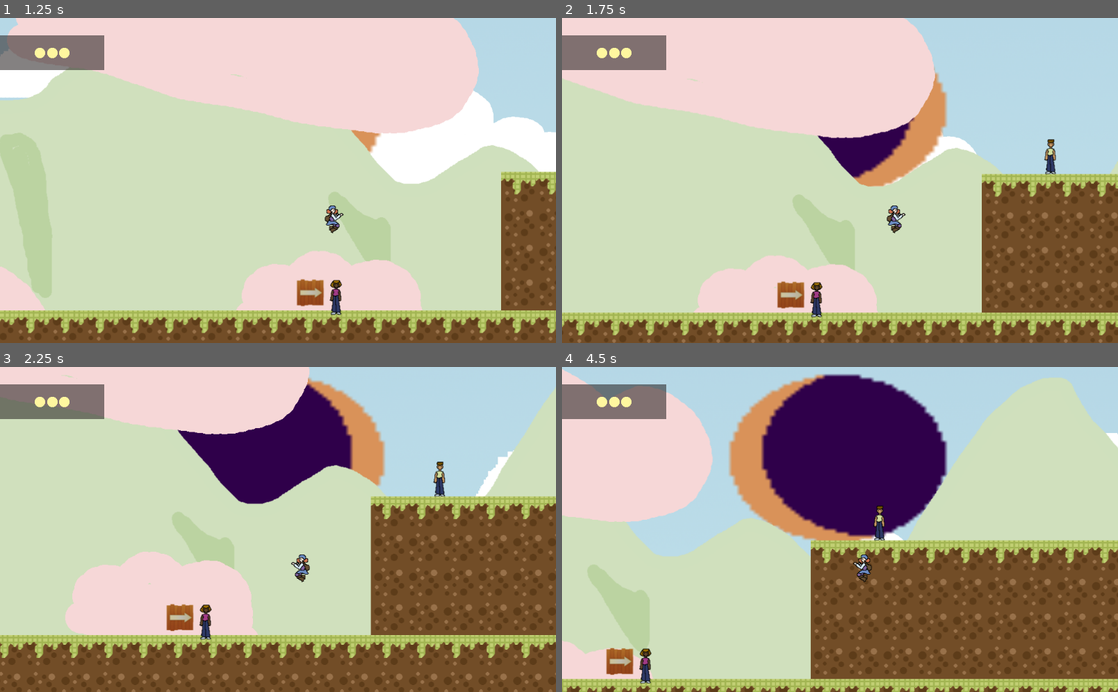
Above: before the commit, frames 1-4 (two rows, left to right).
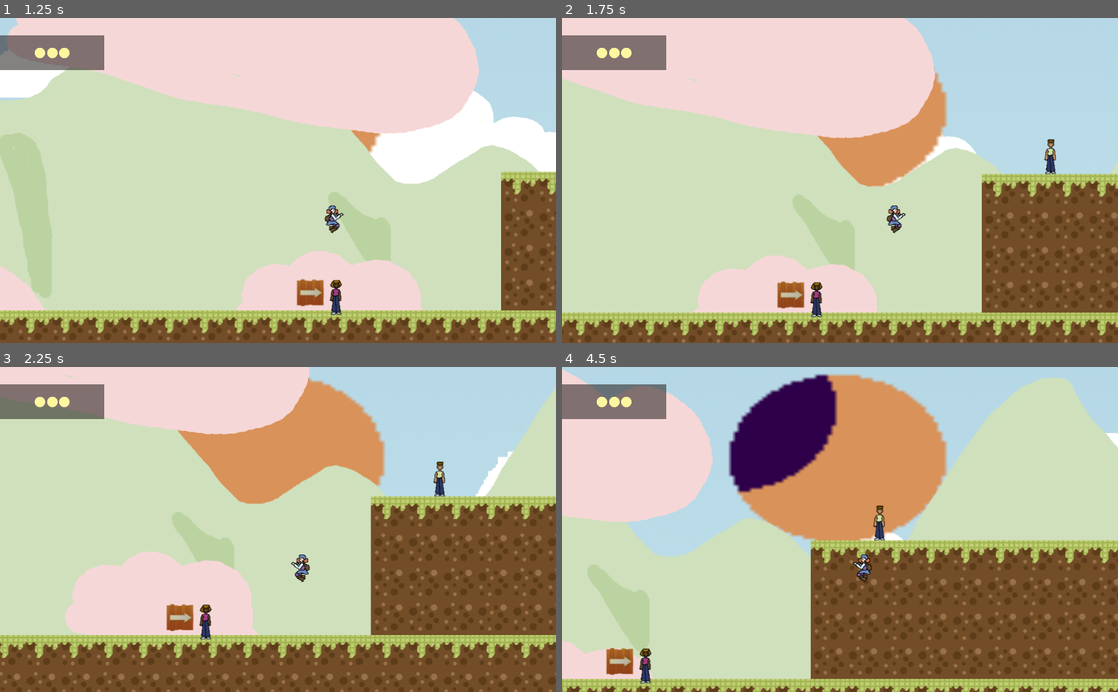
Above: after the commit, the same moments.

Repository: elros88/eclipta
Game: Godot game, scene res://levels/title.tscn
The game is run twice, just before and just after one commit, with the same random seed, the same clock (stepped at 60 frames per second) and the same inputs.
Inputs:
- Up to frame 1 (1.25 s): hold Right (right) from 0.53 s (still down); hold Space (jump) from 0.53 s (still down)
- Up to frame 2 (1.75 s): keep holding Right (right); release Space (jump) at 1.28 s; tap Tab (attack) at 1.35 s; tap Space (jump) at 1.52, 1.55 s
- Up to frame 3 (2.25 s): tap Space (jump) at 1.82 s; release Right (right) at 2.03 s; hold Left (left) from 2.03 s (still down); hold Space (jump) from 2.03 s (still down); tap Z (green) at 2.1 s
- Up to frame 4 (4.5 s): release Left (left) at 2.78 s; release Space (jump) at 2.78 s; hold Right (right) 2.78-4.28 s; tap X (red) at 2.85 s; tap Space (jump) at 3.02, 3.05, 3.32, 4.35 s; hold Space (jump) 3.53-4.28 s; tap C (yellow) at 3.6 s; hold Left (left) from 4.28 s (still down)

Frame 1 is identical in both runs. In frame 2, 1.4% of the frame differs, in the area x 45-64%, y 30-50%; in frame 3, 5.8%; in frame 4, 12%, in the area x 30-70%, y 2-53%.

Commit message:
arreglo a creditos

Diff:
--- a/levels/level-1.tscn
+++ b/levels/level-1.tscn
@@ -169,7 +169,7 @@
 scale = Vector2( 7.5, 5.8125 )
 frames = SubResource( 29 )
 animation = "sun"
-frame = 3
+frame = 9
 playing = true
 
 [node name="Mountains" type="ParallaxLayer" parent="ParallaxBackground"]
Binary file changed: resource/credits/3.png
Not shown, changed: .DS_Store
Not shown, changed: bin/index.html
Not shown, changed: bin/index.pck
Not shown, changed: resource/.DS_Store
